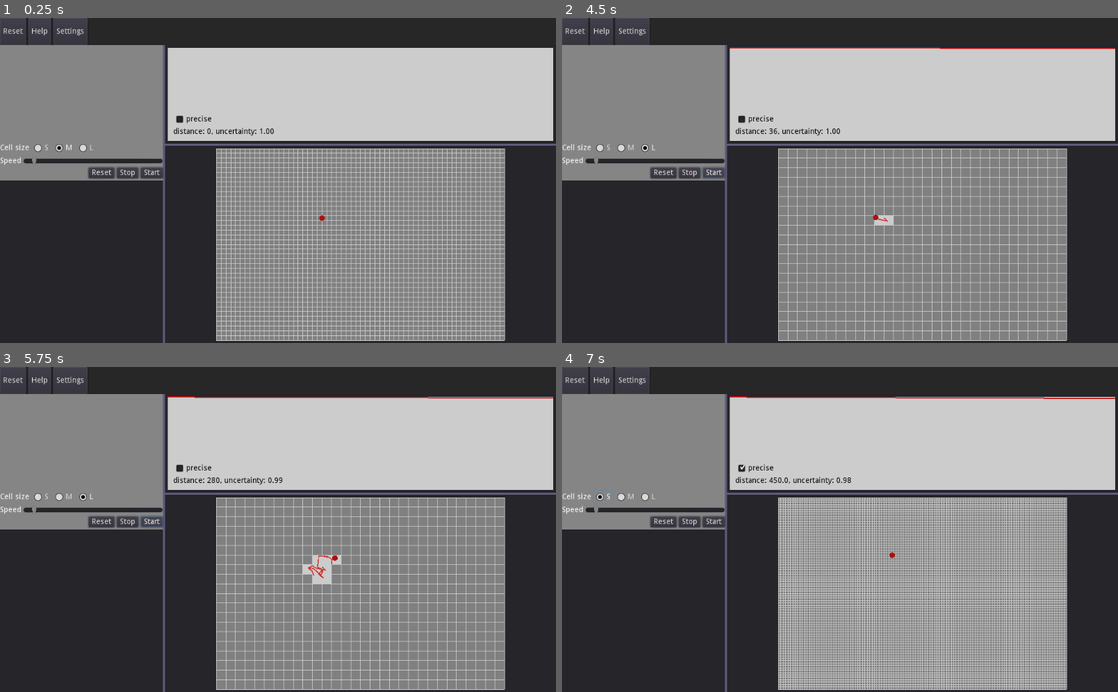
Above: before the commit, frames 1-4 (two rows, left to right).
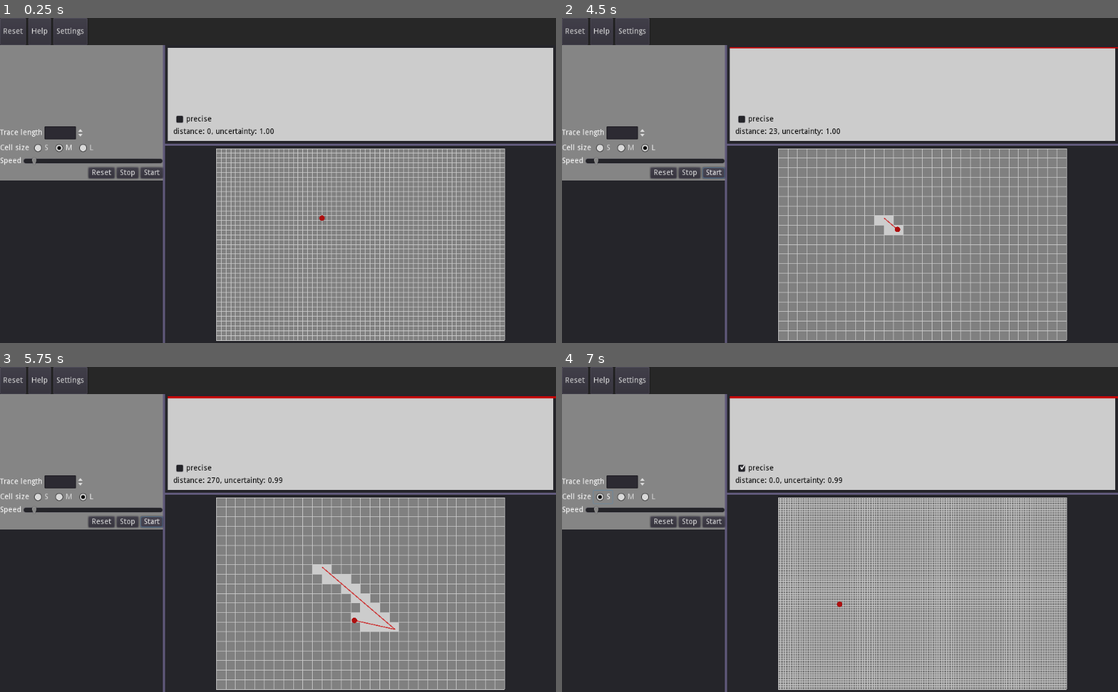
Above: after the commit, the same moments.

Repository: roman-kasatov/brownian-motion-search
Game: Godot game, scene res://scenes/Main.tscn
The game is run twice, just before and just after one commit, with the same random seed, the same clock (stepped at 60 frames per second) and the same inputs.
Inputs:
- Up to frame 1 (0.25 s): no input
- Up to frame 2 (4.5 s): click "S" at 0.5 s; click "M" at 1.25 s; click "L" at 2 s; click "Reset" at 2.75 s; click "Stop" at 3.5 s; click "Start" at 4.25 s
- Up to frame 3 (5.75 s): click "Start" at 5 s
- Up to frame 4 (7 s): click "precise" at 5.75 s; click "S" at 6.5 s

The runs differ from the first frame. In frame 1, 0.3% of the frame differs, in the area x 0-15%, y 33-38%; in frame 2, 0.6%; in frame 3, 1.7%, in the area x 0-100%, y 8-82%; in frame 4, 0.9%.

Commit message:
new algorithm for finding visited cells

Diff:
--- a/scenes/Main.tscn
+++ b/scenes/Main.tscn
@@ -90,6 +90,24 @@
 size_flags_horizontal = 3
 size_flags_vertical = 3
 alignment = 2
+
+[node name="HBoxContainer4" type="HBoxContainer" parent="VBoxContainer/HBoxContainer/SideBar/VBoxContainer/VBoxContainer"]
+margin_top = 150.0
+margin_right = 300.0
+margin_bottom = 174.0
+
+[node name="Label" type="Label" parent="VBoxContainer/HBoxContainer/SideBar/VBoxContainer/VBoxContainer/HBoxContainer4"]
+margin_top = 5.0
+margin_right = 78.0
+margin_bottom = 19.0
+text = "Trace length"
+
+[node name="SpinBox" type="SpinBox" parent="VBoxContainer/HBoxContainer/SideBar/VBoxContainer/VBoxContainer/HBoxContainer4"]
+margin_left = 82.0
+margin_right = 156.0
+margin_bottom = 24.0
+max_value = 40.0
+value = 10.0
 
 [node name="HBoxContainer3" type="HBoxContainer" parent="VBoxContainer/HBoxContainer/SideBar/VBoxContainer/VBoxContainer"]
 margin_top = 178.0
@@ -371,6 +389,7 @@
 [connection signal="pressed" from="VBoxContainer/TopBar/HBoxContainer/Button" to="." method="reload_scene"]
 [connection signal="pressed" from="VBoxContainer/TopBar/HBoxContainer/Button2" to="." method="toggle_help" binds= [ true ]]
 [connection signal="pressed" from="VBoxContainer/TopBar/HBoxContainer/Button3" to="." method="toggle_settings" binds= [ true ]]
+[connection signal="value_changed" from="VBoxContainer/HBoxContainer/SideBar/VBoxContainer/VBoxContainer/HBoxContainer4/SpinBox" to="VBoxContainer/HBoxContainer/VBoxContainer/Panel2/Control/ParticleBlock" method="set_trace_length"]
 [connection signal="pressed" from="VBoxContainer/HBoxContainer/SideBar/VBoxContainer/VBoxContainer/HBoxContainer3/CheckBox" to="VBoxContainer/HBoxContainer/VBoxContainer/Panel2/Control/ParticleBlock" method="set_cell_size" binds= [ "S" ]]
 [connection signal="pressed" from="VBoxContainer/HBoxContainer/SideBar/VBoxContainer/VBoxContainer/HBoxContainer3/CheckBox2" to="VBoxContainer/HBoxContainer/VBoxContainer/Panel2/Control/ParticleBlock" method="set_cell_size" binds= [ "M" ]]
 [connection signal="pressed" from="VBoxContainer/HBoxContainer/SideBar/VBoxContainer/VBoxContainer/HBoxContainer3/CheckBox3" to="VBoxContainer/HBoxContainer/VBoxContainer/Panel2/Control/ParticleBlock" method="set_cell_size" binds= [ "L" ]]
--- a/scripts/ParticleBlock.gd
+++ b/scripts/ParticleBlock.gd
@@ -10,9 +10,9 @@
 
 # settings
 var rainbow_trace = false
-var trace_length = 30
 
 # defaults
+var trace_length = 10
 var cell_num = Vector2(60, 40)
 var simulation_active = false
 var particle_direction = Vector2.RIGHT
@@ -64,6 +64,10 @@
 		cell_array.append([])
 		for _j in range(cell_num.y):
 			cell_array[i].append(0)
+
+	statistics_label.distance = total_distance
+	statistics_label.update()
+	update()
 
 func adjust_size():
 	var parent_size = get_parent().rect_size
@@ -157,12 +161,14 @@
 	var angle = randf() * 2 * PI
 	particle_direction = Vector2(cos(angle), sin(angle))
 
-	if randf() < 0.01:
+	if randf() < 0.00:
 		jump_distance = 100
 	else:
-		jump_distance = 10
+		jump_distance = 200
 
 func stop_simulation():
+	if trace_length > 0 and simulation_active:
+		trace_points.append(particle.position)
 	self.simulation_active = false
 
 
@@ -171,40 +177,94 @@
 
 func _process(delta):
 	if simulation_active:
-		if distance_went >= jump_distance:
-			distance_went = 0
-			generate_speed()
-
-			if trace_length > 0 and simulation_active:
-				trace_points.append(particle.position)
-
-				while trace_length < len(trace_points):
-					trace_points.remove(0)
-
-		var step = particle_direction * particle_speed * delta
-		particle.position += step
-		distance_went += step.length()
-		total_distance += step.length()
-
-		if particle.position.x < 0:
-			particle.position.x = 0
-			particle_direction.x = -particle_direction.x
-		if particle.position.x > BASE_SIZE.x:
-			particle.position.x = BASE_SIZE.x - 0.0001
-			particle_direction.x = -particle_direction.x
-		if particle.position.y < 0:
-			particle.position.y = 0
-			particle_direction.y = - particle_direction.y
-		if particle.position.y > BASE_SIZE.y:
-			particle.position.y = BASE_SIZE.y - 0.0001
-			particle_direction.y = - particle_direction.y
-
-		var i = floor(particle.position.x / (BASE_SIZE.x / cell_num.x))
-		var j = floor(particle.position.y / (BASE_SIZE.y / cell_num.y))
-
-		if cell_array[i][j] == 0:
-			cell_array[i][j] = 1
-			uncertainty_block.decrease_uncertainty(total_distance, 1.0 / cell_num.x / cell_num.y)
+		move_particle(particle_speed * delta)
+
+func move_particle(step_length):
+		# set direction
+	if distance_went >= jump_distance:
+		distance_went = 0
+		generate_speed()
+
+		if trace_length > 0 and simulation_active:
+			trace_points.append(particle.position)
+
+			while trace_length < len(trace_points):
+				trace_points.remove(0)
+
+	# make step
+	var step = particle_direction * step_length
+	particle.position += step
+	distance_went += step.length()
+	total_distance += step.length()
+
+	var bounce_flag = false
+	if particle.position.x < 0:
+		bounce_flag = true
+		particle.position.x = 0.0001
+		particle_direction.x = -particle_direction.x
+	if particle.position.x > BASE_SIZE.x:
+		bounce_flag = true
+		particle.position.x = BASE_SIZE.x - 0.0001
+		particle_direction.x = -particle_direction.x
+	if particle.position.y < 0:
+		bounce_flag = true
+		particle.position.y = 0.0001
+		particle_direction.y = - particle_direction.y
+	if particle.position.y > BASE_SIZE.y:
+		bounce_flag = true
+		particle.position.y = BASE_SIZE.y - 0.0001
+		particle_direction.y = - particle_direction.y
+
+	if bounce_flag:
+		if trace_length > 0 and simulation_active:
+			trace_points.append(particle.position)
+
+			while trace_length < len(trace_points):
+				trace_points.remove(0)
+
+	# mark visited cells
+
+	var start_point = particle.position - step
+	var end_point = particle.position
+	var cell_size = (0.0 + BASE_SIZE.x) / cell_num.x
+
+	if start_point.x > end_point.x:
+		var tmp = start_point
+		start_point = end_point
+		end_point = tmp
+
+	var new_cells_found = 0.0
+	var min_cell_x = ceil(start_point.x / cell_size)
+	var max_cell_x = ceil(end_point.x / cell_size)
+	for cell_x in range(min_cell_x, max_cell_x):
+		var x = cell_x * cell_size
+		var cell_y = floor(lerp(start_point.y, end_point.y, (x - start_point.x) / (end_point.x - start_point.x)) / cell_size)
+		if cell_array[cell_x][cell_y] == 0:
+			cell_array[cell_x][cell_y] = 1
+			new_cells_found += 1
+		if cell_array[cell_x - 1][cell_y] == 0:
+			cell_array[cell_x - 1][cell_y] = 1
+			new_cells_found += 1
+
+	if start_point.y > end_point.y:
+		var tmp = start_point
+		start_point = end_point
+		end_point = tmp
+
+	var min_cell_y = ceil(start_point.y / cell_size)
+	var max_cell_y = ceil(end_point.y / cell_size)
+	for cell_y in range(min_cell_y, max_cell_y):
+		var y = cell_y * cell_size
+		var cell_x = floor(lerp(start_point.x, end_point.x, (y - start_point.y) / (end_point.y - start_point.y)) / cell_size)
+		if cell_array[cell_x][cell_y] == 0:
+			cell_array[cell_x][cell_y] = 1
+			new_cells_found += 1
+		if cell_array[cell_x][cell_y - 1] == 0:
+			cell_array[cell_x][cell_y - 1] = 1
+			new_cells_found += 1
+
+		if new_cells_found > 0:
+			uncertainty_block.decrease_uncertainty(total_distance, new_cells_found / cell_num.x / cell_num.y)
 		else:
 			uncertainty_block.update_distance(total_distance)
 
@@ -248,6 +308,9 @@
 func set_speed(value):
 	particle_speed = value
 
+func set_trace_length(value):
+	trace_length = value
+
 func set_cell_size(value):
 	if value == 'S':
 		cell_num = Vector2(120, 80)
--- a/scripts/SettingsPanel.gd
+++ b/scripts/SettingsPanel.gd
@@ -19,7 +19,6 @@
 		settings[key] = default_settings[key]
 
 	$VBoxContainer/VBoxContainer/HBoxContainer/CheckBox.pressed = settings['rainbow_trace']
-	print(settings['rainbow_trace'])
 
 func get(key):
 	if not settings_loaded:
